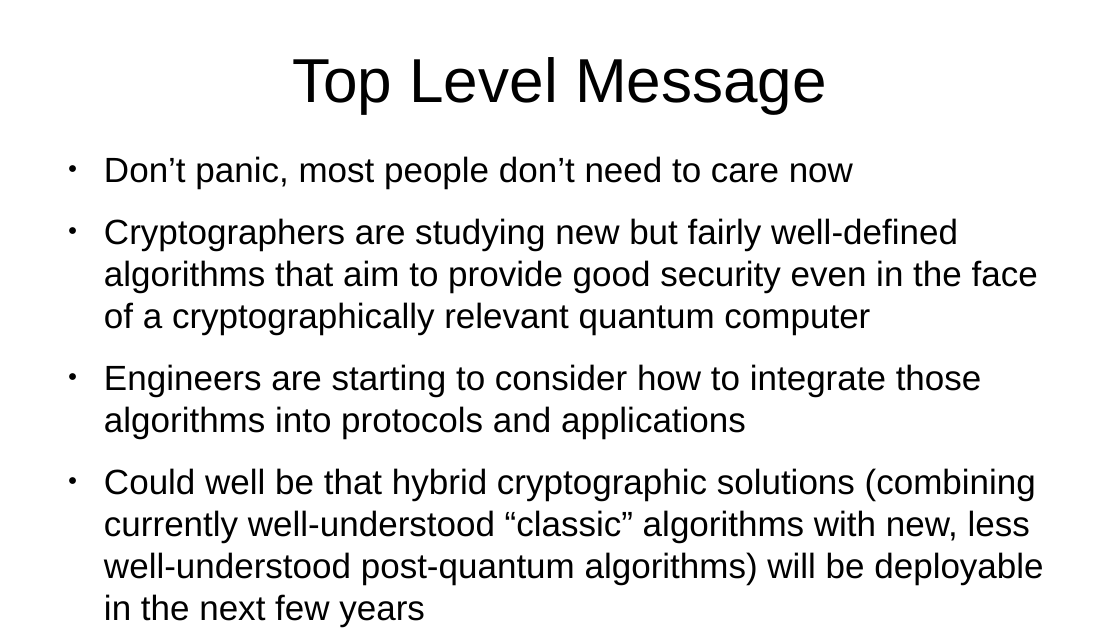
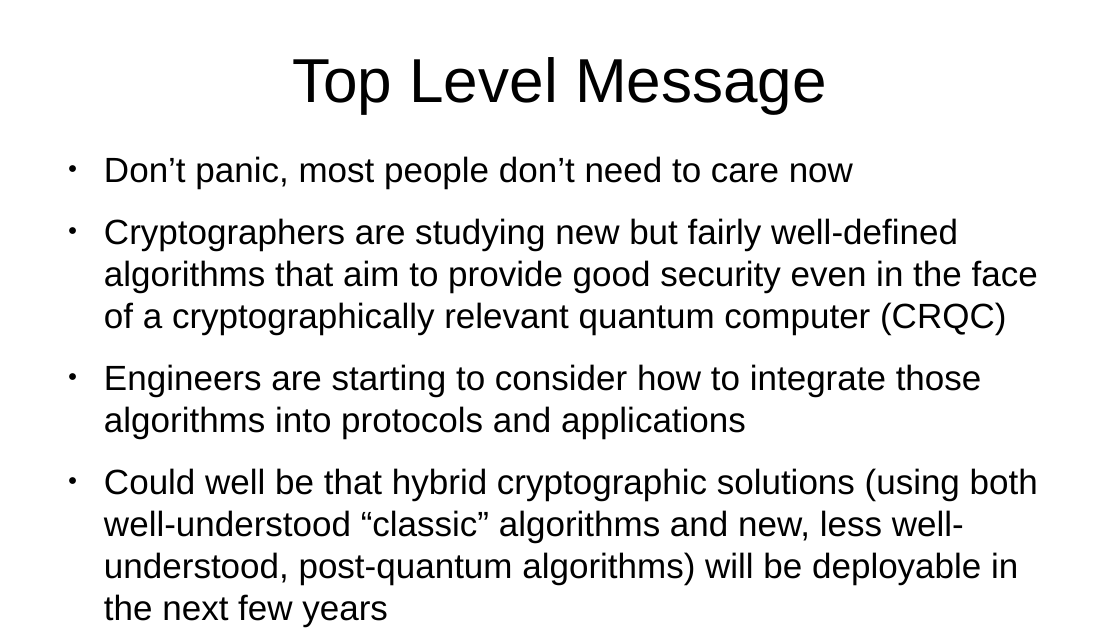
Before and after one commit to sftcd/cs7053, a slide deck: slide 2 of 2022lectures/05-pqc.odp. Drawn at 1120x630 pixels with LibreOffice and Linux fonts; fonts in the diff are those of the drawing. Boxes give left, top, right and bottom in pixels: in the first picture for what was removed or moved away, otherwise in the second. Text is boxed around its words. In the diff, an @@ line names an element or a change of style, - is before the commit and + after.

```diff
--- a/2022lectures/05-pqc.odp
+++ b/2022lectures/05-pqc.odp
@@ text at [104, 218, 1038, 335]: text changed @@
-● Cryptographers are studying new but fairly well-defined algorithms that aim to provide good security even in the face of a cryptographically relevant quantum computer
+● Cryptographers are studying new but fairly well-defined algorithms that aim to provide good security even in the face of a cryptographically relevant quantum computer (CRQC)
@@ text at [104, 468, 1038, 627]: text changed @@
-● Could well be that hybrid cryptographic solutions (combining currently well-understood “classic” algorithms with new, less well-understood post-quantum algorithms) will be deployable in the next few years
+● Could well be that hybrid cryptographic solutions (using both well-understood “classic” algorithms and new, less well-understood, post-quantum algorithms) will be deployable in the next few years
```
Also in this commit, not shown: 11 other slides changed, 2 other files.
